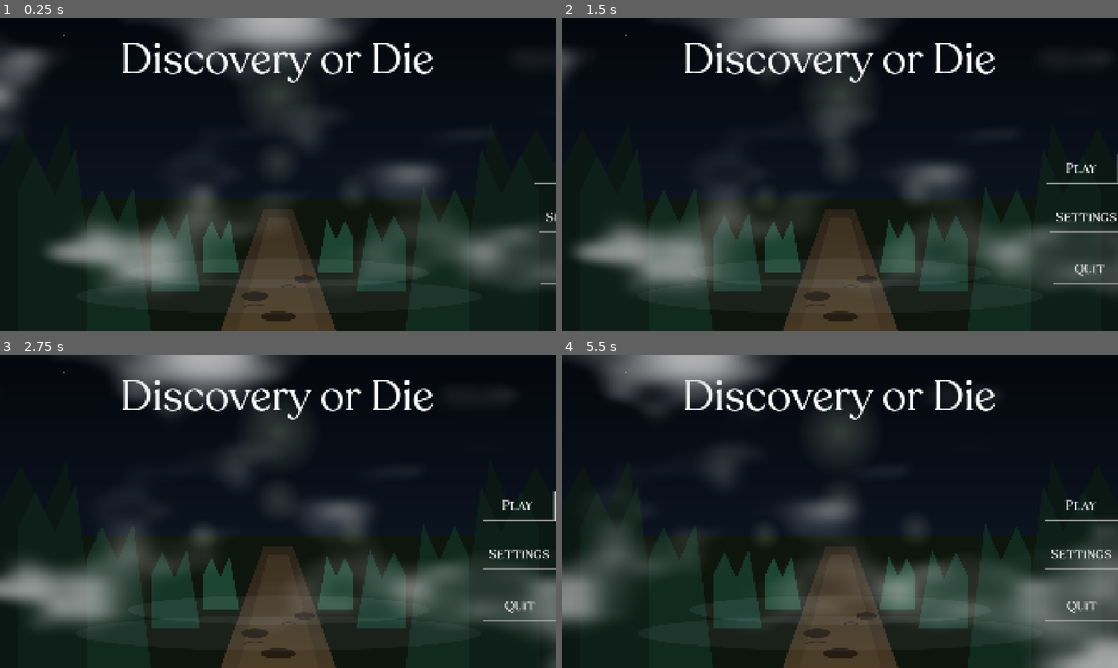
Above: before the commit, frames 1-4 (two rows, left to right).
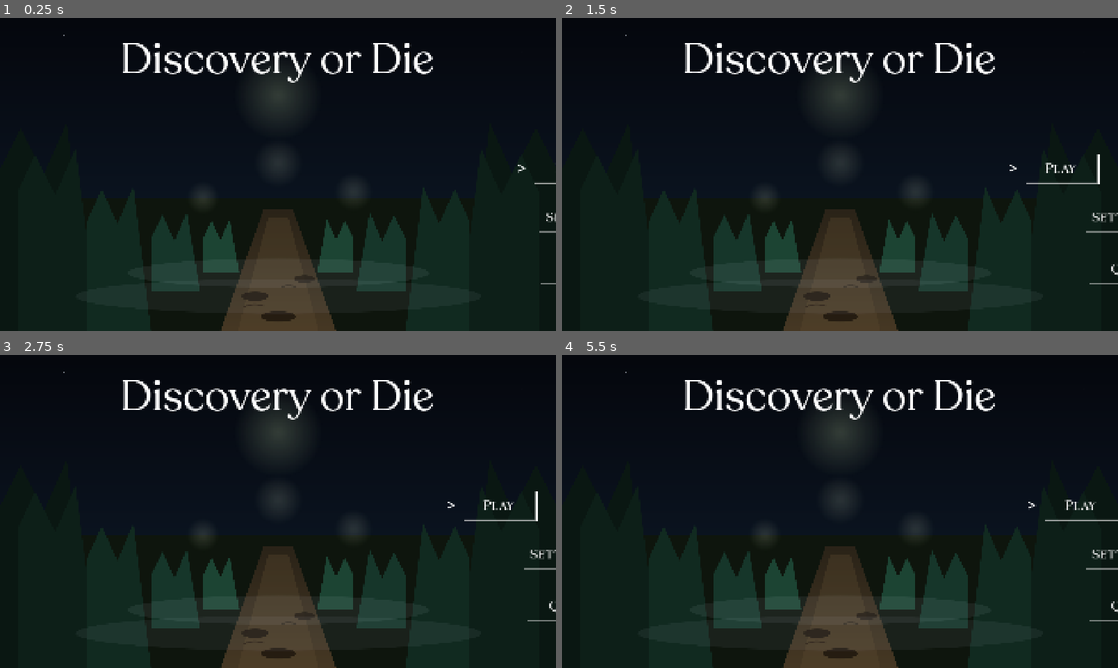
Above: after the commit, the same moments.

Repository: Lumix-Studio/DiscoveryOrDie
Game: Godot game, scene res://src/ui/main menu/main-menu.tscn
The game is run twice, just before and just after one commit, with the same random seed, the same clock (stepped at 60 frames per second) and the same inputs. This scene is started directly instead of the project's main scene.
Inputs (mouse positions are in pixels of both pictures, inside the frame that each line leads up to):
- Up to frame 1 (0.25 s): no input
- Up to frame 2 (1.5 s): click "Play" at 0.5 s; click "Play" at 1.25 s
- Up to frame 3 (2.75 s): click "Play" at 2 s
- Up to frame 4 (5.5 s): move the mouse to (962, 495) at 2.77 s; hold D (dev_panel) 2.78-3.5 s; click (962, 495) at 2.92 s; drag from (728, 527) to (812, 574) at 3.52 s; move the mouse to (895, 442) at 4.27 s; hold D (dev_panel) 4.28-5 s; click (895, 442) at 4.42 s; drag from (812, 574) to (673, 464) at 5.02 s

The runs differ from the first frame. In frame 1, 16% of the frame differs, in the area x 0-100%, y 0-87%; in frame 2, 17%; in frame 3, 18%; in frame 4, 20%, in the area x 0-100%, y 0-100%.

Commit message:
Update: melhorei o sistema de animações para outros botões

Diff:
--- a/src/autoloads/main menu/main_menu.gd
+++ b/src/autoloads/main menu/main_menu.gd
@@ -2,13 +2,44 @@
 
 @onready var animation_playar = $"Top Layar/AnimationPlayer"
 
+# Animação de inicialização
 func _ready():
 	animation_playar.play("In")
 
 
-func _on_play_focus_exited() -> void:
-	print("botão acionado")
+# Animações do botão Play
+func _on_play_mouse_entered() -> void:
+	animation_playar.play("Play_animation_in")
+
+func _on_play_mouse_exited() -> void:
+	# Verifica se a animação está rodadndo, se estiver, ele espera até ela finalizar para fodar outra.
+	if animation_playar.is_playing():
+		await animation_playar.animation_finished
+		animation_playar.play("Play_animation_out")
+	else:
+		animation_playar.play("Play_animation_out")
 
 
-func _on_settings_focus_entered() -> void:
-	print("botão acionado")
+# Animações no boão Settings
+func _on_settings_mouse_entered() -> void:
+	animation_playar.play("Setings_animation_in")
+
+func _on_settings_mouse_exited() -> void:
+	if animation_playar.is_playing():
+		await animation_playar.animation_finished
+		animation_playar.play("Settings_animation_out")
+	else:
+		animation_playar.play("Settings_animation_out")
+
+# Animações no boão Settings
+
+func _on_quit_mouse_entered() -> void:
+	pass # Replace with function body.
+
+func _on_quit_mouse_exited() -> void:
+	pass # Replace with function body.
+
+
+# Lógica dos botões
+
+# Código aqui!
--- a/src/ui/main menu/main-menu.tscn
+++ b/src/ui/main menu/main-menu.tscn
@@ -68,6 +68,36 @@
 "values": [Vector2(1916, 817), Vector2(1669, 817)]
 }
 
+[sub_resource type="Animation" id="Animation_racw3"]
+resource_name = "Play_animation_in"
+tracks/0/type = "value"
+tracks/0/imported = false
+tracks/0/enabled = true
+tracks/0/path = NodePath("../Center Layar/Play:position")
+tracks/0/interp = 1
+tracks/0/loop_wrap = true
+tracks/0/keys = {
+"times": PackedFloat32Array(0, 1),
+"transitions": PackedFloat32Array(0.35, 0.5),
+"update": 0,
+"values": [Vector2(1667, 470), Vector2(1602, 470)]
+}
+
+[sub_resource type="Animation" id="Animation_k0dnv"]
+resource_name = "Play_animation_out"
+tracks/0/type = "value"
+tracks/0/imported = false
+tracks/0/enabled = true
+tracks/0/path = NodePath("../Center Layar/Play:position")
+tracks/0/interp = 1
+tracks/0/loop_wrap = true
+tracks/0/keys = {
+"times": PackedFloat32Array(0, 1),
+"transitions": PackedFloat32Array(0.35, 0.5),
+"update": 0,
+"values": [Vector2(1602, 470), Vector2(1666, 470)]
+}
+
 [sub_resource type="Animation" id="Animation_yorvf"]
 length = 0.001
 tracks/0/type = "value"
@@ -81,12 +111,70 @@
 "transitions": PackedFloat32Array(1),
 "update": 0,
 "values": [Color(0, 0, 0, 1)]
+}
+tracks/1/type = "value"
+tracks/1/imported = false
+tracks/1/enabled = true
+tracks/1/path = NodePath("../Center Layar/Play:position")
+tracks/1/interp = 1
+tracks/1/loop_wrap = true
+tracks/1/keys = {
+"times": PackedFloat32Array(0),
+"transitions": PackedFloat32Array(1),
+"update": 0,
+"values": [Vector2(1667, 470)]
+}
+tracks/2/type = "value"
+tracks/2/imported = false
+tracks/2/enabled = true
+tracks/2/path = NodePath("../Center Layar/Settings:position")
+tracks/2/interp = 1
+tracks/2/loop_wrap = true
+tracks/2/keys = {
+"times": PackedFloat32Array(0),
+"transitions": PackedFloat32Array(1),
+"update": 0,
+"values": [Vector2(1667, 639)]
+}
+
+[sub_resource type="Animation" id="Animation_dr128"]
+resource_name = "Setings_animation_in"
+tracks/0/type = "value"
+tracks/0/imported = false
+tracks/0/enabled = true
+tracks/0/path = NodePath("../Center Layar/Settings:position")
+tracks/0/interp = 1
+tracks/0/loop_wrap = true
+tracks/0/keys = {
+"times": PackedFloat32Array(0, 1),
+"transitions": PackedFloat32Array(0.35, 0.5),
+"update": 0,
+"values": [Vector2(1667, 639), Vector2(1600, 639)]
+}
+
+[sub_resource type="Animation" id="Animation_jgy8v"]
+resource_name = "Settings_animation_out"
+tracks/0/type = "value"
+tracks/0/imported = false
+tracks/0/enabled = true
+tracks/0/path = NodePath("../Center Layar/Settings:position")
+tracks/0/interp = 1
+tracks/0/loop_wrap = true
+tracks/0/keys = {
+"times": PackedFloat32Array(0, 1),
+"transitions": PackedFloat32Array(0.35, 0.5),
+"update": 0,
+"values": [Vector2(1600, 639), Vector2(1667, 639)]
 }
 
 [sub_resource type="AnimationLibrary" id="AnimationLibrary_k0dnv"]
 _data = {
 &"In": SubResource("Animation_t2ne6"),
-&"RESET": SubResource("Animation_yorvf")
+&"Play_animation_in": SubResource("Animation_racw3"),
+&"Play_animation_out": SubResource("Animation_k0dnv"),
+&"RESET": SubResource("Animation_yorvf"),
+&"Setings_animation_in": SubResource("Animation_dr128"),
+&"Settings_animation_out": SubResource("Animation_jgy8v")
 }
 
 [node name="MainMenu" type="Node2D" unique_id=1868828962]
@@ -112,19 +200,41 @@
 [node name="Center Layar" type="CanvasLayer" parent="." unique_id=438436252]
 
 [node name="Play" type="Button" parent="Center Layar" unique_id=1025987328]
-offset_left = 1921.0
+offset_left = 1667.0
 offset_top = 470.0
-offset_right = 2172.9966
+offset_right = 1918.9966
 offset_bottom = 575.0
 theme = ExtResource("4_c2med")
 theme_override_fonts/font = ExtResource("3_trv5n")
 theme_override_font_sizes/font_size = 50
 text = "Play"
 
+[node name="Label" type="Label" parent="Center Layar/Play" unique_id=1449545157]
+layout_mode = 1
+anchors_preset = -1
+anchor_left = 0.8375
+anchor_top = 0.44444445
+anchor_right = 0.8625
+anchor_bottom = 0.51203704
+offset_left = -270.04712
+offset_top = -36.666668
+offset_right = -246.34706
+offset_bottom = 29.23611
+grow_horizontal = 2
+grow_vertical = 2
+size_flags_horizontal = 3
+size_flags_vertical = 6
+theme = ExtResource("4_c2med")
+theme_override_font_sizes/font_size = 53
+text = ">"
+horizontal_alignment = 1
+vertical_alignment = 1
+metadata/_edit_use_anchors_ = true
+
 [node name="Settings" type="Button" parent="Center Layar" unique_id=738847386]
-offset_left = 1921.0
+offset_left = 1667.0
 offset_top = 639.0
-offset_right = 2172.999
+offset_right = 1918.999
 offset_bottom = 743.0
 theme = ExtResource("4_c2med")
 theme_override_fonts/font = ExtResource("3_trv5n")
@@ -145,6 +255,7 @@
 layer = 2
 
 [node name="Smoke" type="MeshInstance2D" parent="Top Layar" unique_id=556143214]
+visible = false
 material = SubResource("ShaderMaterial_racw3")
 position = Vector2(962.0759, 538.4102)
 rotation = -1.5707964
@@ -162,5 +273,9 @@
 offset_bottom = 1088.0
 color = Color(0, 0, 0, 1)
 
-[connection signal="focus_exited" from="Center Layar/Play" to="." method="_on_play_focus_exited"]
-[connection signal="focus_entered" from="Center Layar/Settings" to="." method="_on_settings_focus_entered"]
+[connection signal="mouse_entered" from="Center Layar/Play" to="." method="_on_play_mouse_entered"]
+[connection signal="mouse_exited" from="Center Layar/Play" to="." method="_on_play_mouse_exited"]
+[connection signal="mouse_entered" from="Center Layar/Settings" to="." method="_on_settings_mouse_entered"]
+[connection signal="mouse_exited" from="Center Layar/Settings" to="." method="_on_settings_mouse_exited"]
+[connection signal="mouse_entered" from="Center Layar/Quit" to="." method="_on_quit_mouse_entered"]
+[connection signal="mouse_exited" from="Center Layar/Quit" to="." method="_on_quit_mouse_exited"]
Not shown, changed: README.md
